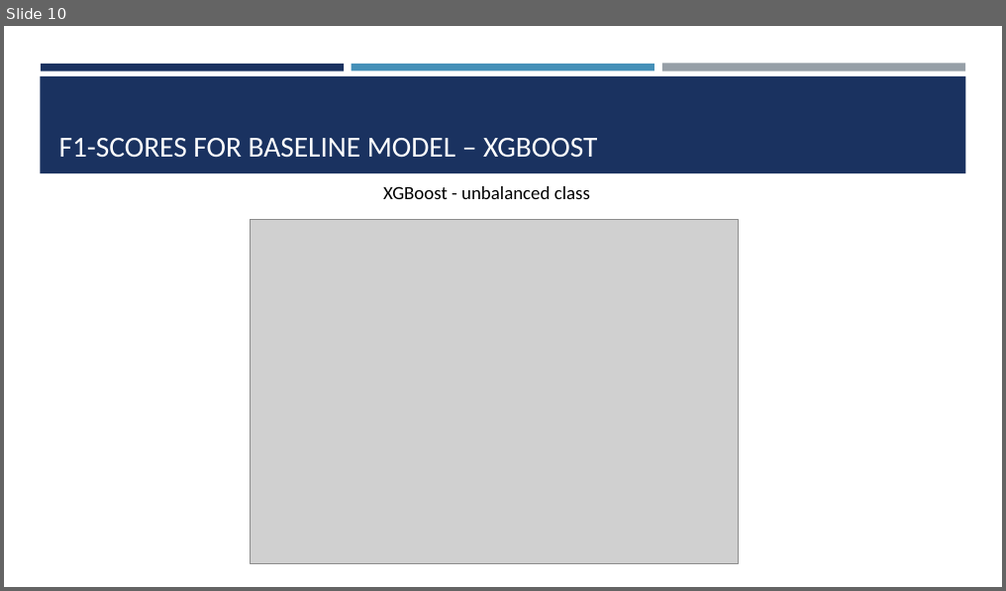
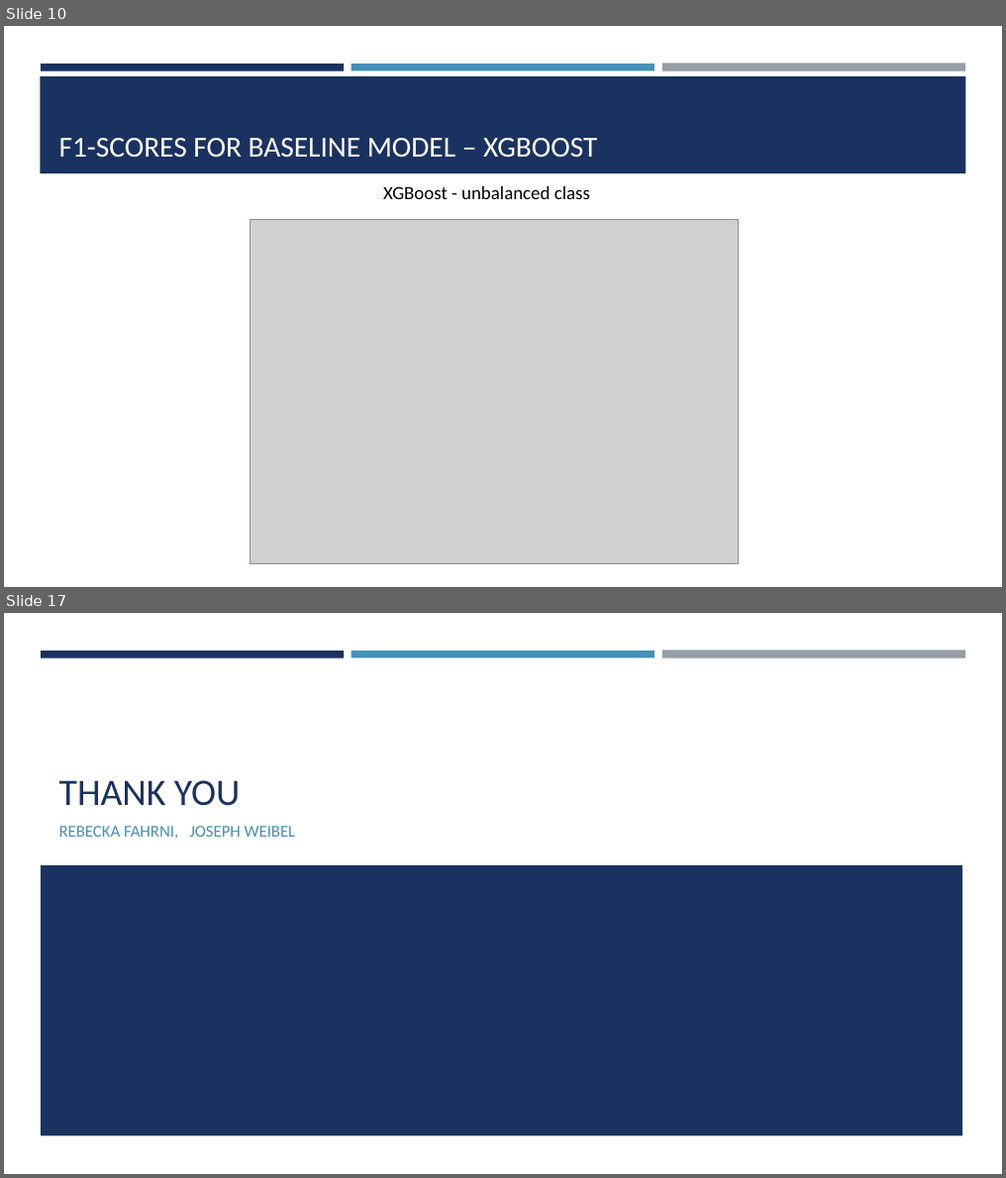
Before and after one commit to josefweibel/nlp-medical-project, a slide deck: presentations/Final Presentation.pptx. Shown one above the other, each under a label of ours: slide 10 before the commit, slides 10 and 17 after it; the slides between them are not shown. The pictures are 1006x591 and 1006x1178 pixels, drawn with LibreOffice and Linux fonts; fonts in the diff are those of the drawing; grey boxes stand for pictures. Boxes give left, top, right and bottom in pixels: in the first picture for what was removed or moved away, otherwise in the second. Text is boxed around its words. In the diff, an @@ line names an element or a change of style, - is before the commit and + after.

```diff
--- a/presentations/Final Presentation.pptx
+++ b/presentations/Final Presentation.pptx
@@ slide 17 added at (x1=4, y1=613, x2=1002, y2=1174), background #FFFFFF; not listed: 3 template elements that a slide beside it also shows @@
@@ title added at (x1=59, y1=780, x2=240, y2=806), 36 pt, text #1A3260 @@
+THANK YOU
@@ subtitle added at (x1=59, y1=826, x2=296, y2=839), 16 pt, text #4590B8 @@
+REBECKA FAHRNI, JOSEPH WEIBEL
@@ rectangle added at (x1=41, y1=865, x2=963, y2=1136), fill #1A3260 @@
```
Also in this commit, not shown: 6 slides changed, 4 other slides added, 1 slide removed.
